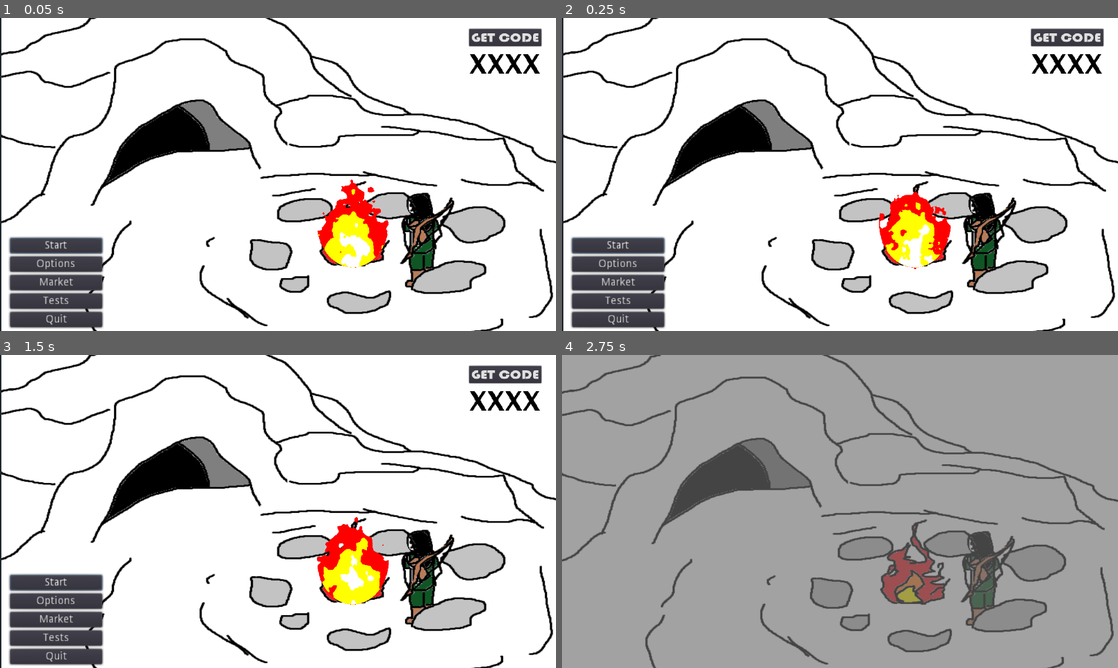
Above: before the commit, frames 1-4 (two rows, left to right).
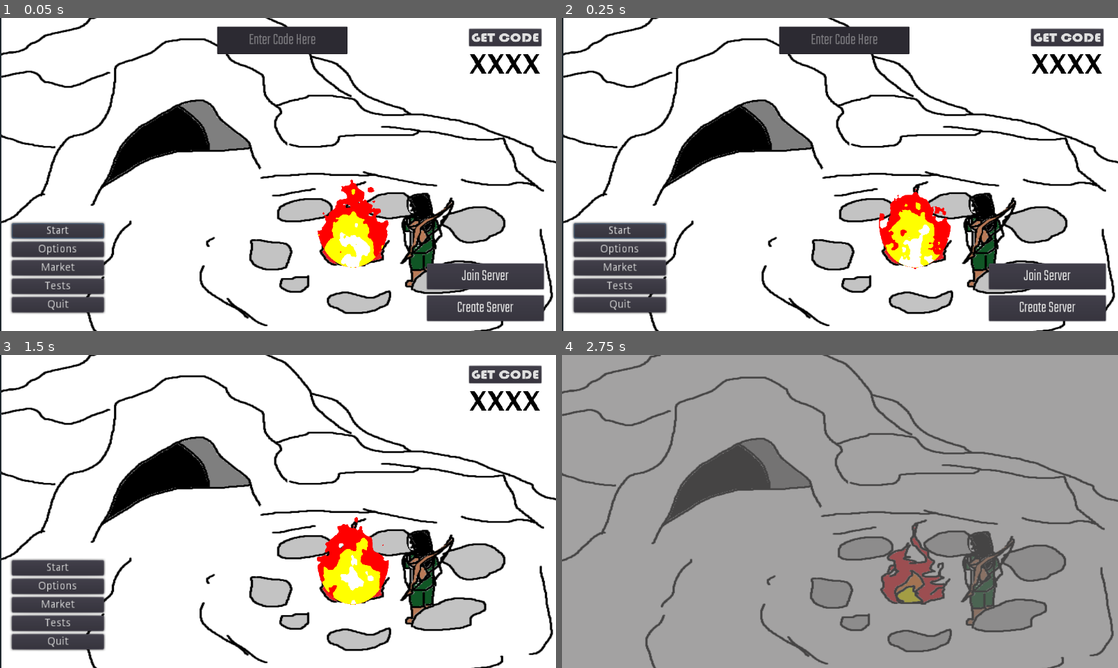
Above: after the commit, the same moments.

Repository: rwyndrum4/MENDAX
Game: Godot game, scene res://Scenes/mainMenu/mainMenu.tscn
Two runs of this game, one before a commit and one after it. Both use one fixed random seed, a clock stepped at 60 frames per second and the inputs below.
Inputs (mouse positions are in pixels of both pictures, inside the frame that each line leads up to):
- Up to frame 1 (0.05 s): no input
- Up to frame 2 (0.25 s): no input
- Up to frame 3 (1.5 s): click (483, 614) at 0.5 s, where only the run after the commit has a clickable "Join Server"; click (483, 646) at 1.25 s, where only the run after the commit has a clickable "Create Server"
- Up to frame 4 (2.75 s): click "Start" at 2 s

The runs differ from the first frame. In frame 1, 9.7% of the frame differs, in the area x 1-98%, y 2-100%; in frame 2, 9.7%; in frame 3, 4.0%; in frame 4, nothing differs.
Error after the commit: Invalid get index '3' (on base: 'Array'). (res://Loader/Network.gd:37)

Commit message:
Multiplayer Test
added multiplayer implementation

Diff:
--- /dev/null
+++ b/game/Loader/Network.gd
@@ -0,0 +1,94 @@
+"""
+* Programmer Name - Jason Truong
+* Description - Network file for multiplayer implementation
+* Date Created - 10/3/2022
+* Date Revisions:
+
+* Citations:
+	Based on tutorial from https://www.youtube.com/watch?v=lpkaMKE081M&list=PL6bQeQE-ybqDmGuN7Nz4ZbTAqyCMyEHQa
+"""
+
+
+extends Node
+
+
+const DEFAULT_PORT = 28960
+const MAX_CLIENTS = 4
+
+var server = null
+var client = null
+
+var ip_address = ""
+
+"""
+/*
+* @pre None
+* @post Sets the ip address based on the OS type
+* @param None
+* @return None
+*/
+"""
+func _ready() -> void:
+	if OS.get_name() == "Windows":
+		ip_address = IP.get_local_addresses()[3]
+	elif OS.get_name() == "Android":
+		ip_address = IP.get_local_addresses()[0]
+	else:
+		ip_address = IP.get_local_addresses()[3]
+
+	for ip in IP.get_local_addresses():
+		if ip.begins_with("192.168.") and not ip.ends_with(".1"):
+			ip_address = ip
+
+	get_tree().connect("connected_to_server", self, "_connected_to_server")
+	get_tree().connect("server_disconnected", self, "_server_disconnected")
+	get_tree().connect("connection_failed", self, "_connection_failed")
+
+
+"""
+/*
+* @pre Takes max clients and default port that has been pre set
+* @post Creates a server with the port and max clients given
+* @param None
+* @return None
+*/
+"""
+func create_server() -> void:
+	server = NetworkedMultiplayerENet.new() #creates new server
+	server.create_server(DEFAULT_PORT, MAX_CLIENTS)
+	get_tree().set_network_peer(server)
+
+"""
+/*
+* @pre Takes ip address and default port set by _ready func
+* @post Creates a client with the port and ip address given
+* @param None
+* @return None
+*/
+"""
+func join_server() -> void:
+	client = NetworkedMultiplayerENet.new() #creates new server
+	client.create_client(ip_address, DEFAULT_PORT)
+	get_tree().set_network_peer(client)
+
+"""
+/*
+* @pre None
+* @post Prints out a string when successfully connected
+* @param None
+* @return None
+*/
+"""
+func _connected_to_server() -> void:
+	print("Successfully connected to the server")
+
+"""
+/*
+* @pre None
+* @post Prints out a string when disconnecting
+* @param None
+* @return None
+*/
+"""
+func _server_disconnected() -> void:
+	print("Disconnected from the server")
--- a/game/Scenes/mainMenu/mainMenu.gd
+++ b/game/Scenes/mainMenu/mainMenu.gd
@@ -16,6 +16,10 @@
 onready var settingsMenu = $SettingsMenu
 onready var fpsLabel = $fpsLabel
 onready var worldEnv = $WorldEnvironment
+
+onready var multiplayer_config_ui = $Multiplayer_Config
+onready var server_code = $Multiplayer_Config/ServerCode
+onready var device_ip_address = $CanvasLayer/IPAddress
 
 
 """
@@ -38,6 +42,13 @@
 	settingsMenu._on_MasterVolSlider_value_changed(Save.game_data.master_vol)
 	settingsMenu._on_MusicVolSlider_value_changed(Save.game_data.music_vol)
 	settingsMenu._on_SfxVolSlider_value_changed(Save.game_data.sfx_vol)
+
+	#connect signals
+	get_tree().connect("network_peer_connected", self, "_player_connected")
+	get_tree().connect("network_peer_disconnected", self, "_player_disconnected")
+	get_tree().connect("connected_to_server", self, "_connected_to_server")
+
+	device_ip_address.text = Network.ip_address
 
 
 """
@@ -174,3 +185,22 @@
 		settingsMenu.get_node("SettingsTabs/Audio/MarginContainer/audioSettings/MasterVol/MasterVolSlider").grab_focus()
 	elif current_tab == 2:
 		settingsMenu.get_node("SettingsTabs/Gameplay/GameplaySettings/audioSettings/MouseSense/MouseSensSlider").grab_focus()
+
+func _player_connected(id) -> void:
+	print("Player " + str(id) + " has connected")
+
+
+func _player_disconnected(id) -> void:
+	print("Player " + str(id) + " has disconnected")
+
+
+func _on_JoinServer_pressed():
+	if server_code.text != "":
+		multiplayer_config_ui.hide()
+		Network.ip_address = server_code.text
+		Network.join_server()
+
+
+func _on_CreateServer_pressed():
+	multiplayer_config_ui.hide()
+	Network.create_server()
--- a/game/Scenes/mainMenu/mainMenu.tscn
+++ b/game/Scenes/mainMenu/mainMenu.tscn
@@ -9,6 +9,13 @@
 [ext_resource path="res://Scenes/fpsDisplay/fpsLabel.tscn" type="PackedScene" id=7]
 [ext_resource path="res://Assets/ARIALBD.TTF" type="DynamicFontData" id=8]
 [ext_resource path="res://Scenes/worldEnvironment/worldEnv.tscn" type="PackedScene" id=9]
+[ext_resource path="res://Assets/Teko-Light.ttf" type="DynamicFontData" id=10]
+
+[sub_resource type="DynamicFont" id=10]
+size = 24
+outline_size = 2
+outline_color = Color( 0, 0, 0, 1 )
+font_data = ExtResource( 10 )
 
 [sub_resource type="DynamicFont" id=1]
 size = 38
@@ -64,12 +71,36 @@
 [sub_resource type="DynamicFont" id=7]
 font_data = ExtResource( 8 )
 
+[sub_resource type="DynamicFont" id=8]
+size = 36
+font_data = ExtResource( 10 )
+
+[sub_resource type="DynamicFont" id=9]
+size = 36
+font_data = ExtResource( 10 )
+
 [node name="MainMenu" type="Control"]
 anchor_right = 1.0
 anchor_bottom = 1.0
 margin_right = 50.0
 margin_bottom = 50.0
 script = ExtResource( 1 )
+
+[node name="CanvasLayer" type="CanvasLayer" parent="."]
+
+[node name="IPAddress" type="Label" parent="CanvasLayer"]
+anchor_left = 0.5
+anchor_top = 1.0
+anchor_right = 0.5
+anchor_bottom = 1.0
+margin_left = -193.0
+margin_top = -74.0
+margin_right = 207.0
+margin_bottom = -38.0
+custom_fonts/font = SubResource( 10 )
+text = "placeholder"
+align = 1
+valign = 2
 
 [node name="WorldEnvironment" parent="." instance=ExtResource( 9 )]
 
@@ -87,10 +118,10 @@
 [node name="VBoxContainer" type="VBoxContainer" parent="."]
 anchor_top = 1.0
 anchor_bottom = 1.0
-margin_left = 23.0
-margin_top = -264.0
-margin_right = 143.0
-margin_bottom = -142.0
+margin_left = 27.0
+margin_top = -298.0
+margin_right = 147.0
+margin_bottom = -158.0
 rect_scale = Vector2( 1.77124, 1.77124 )
 
 [node name="Start" type="Button" parent="VBoxContainer"]
@@ -170,9 +201,44 @@
 margin_bottom = 24.0
 custom_fonts/font = SubResource( 7 )
 
+[node name="Multiplayer_Config" type="Control" parent="."]
+margin_right = 40.0
+margin_bottom = 40.0
+
+[node name="JoinServer" type="Button" parent="Multiplayer_Config"]
+margin_left = 983.0
+margin_top = 565.0
+margin_right = 1252.0
+margin_bottom = 624.0
+custom_fonts/font = SubResource( 8 )
+text = "Join Server"
+
+[node name="CreateServer" type="Button" parent="Multiplayer_Config"]
+margin_left = 983.0
+margin_top = 638.0
+margin_right = 1252.0
+margin_bottom = 697.0
+custom_fonts/font = SubResource( 8 )
+text = "Create Server"
+
+[node name="ServerCode" type="LineEdit" parent="Multiplayer_Config"]
+anchor_left = 0.5
+anchor_right = 0.5
+margin_left = 480.0
+margin_top = 20.0
+margin_right = 780.0
+margin_bottom = 83.0
+custom_colors/selection_color = Color( 0.223529, 0.121569, 0.121569, 1 )
+custom_fonts/font = SubResource( 9 )
+align = 1
+placeholder_text = "Enter Code Here"
+placeholder_alpha = 0.438
+
 [connection signal="pressed" from="VBoxContainer/Start" to="." method="_on_Start_pressed"]
 [connection signal="pressed" from="VBoxContainer/Options" to="." method="_on_Options_pressed"]
 [connection signal="pressed" from="VBoxContainer/Market" to="." method="_on_Market_pressed"]
 [connection signal="pressed" from="VBoxContainer/Tests" to="." method="_on_Tests_pressed"]
 [connection signal="pressed" from="VBoxContainer/Quit" to="." method="_on_Quit_pressed"]
 [connection signal="button_up" from="joinCodeContainer/getCode" to="." method="_on_GetCode_button_up"]
+[connection signal="pressed" from="Multiplayer_Config/JoinServer" to="." method="_on_JoinServer_pressed"]
+[connection signal="pressed" from="Multiplayer_Config/CreateServer" to="." method="_on_CreateServer_pressed"]
--- a/game/project.godot
+++ b/game/project.godot
@@ -22,6 +22,7 @@
 
 [autoload]
 
+Network="*res://Loader/Network.gd"
 SceneTrans="*res://Scenes/sceneTrans/SceneTrans.tscn"
 GlobalSettings="*res://Loader/globalSettings.gd"
 Save="*res://Loader/save.gd"
@@ -31,7 +32,10 @@
 
 window/size/width=1280
 window/size/height=720
+window/size/test_width=1280
+window/size/test_height=720
 window/stretch/mode="viewport"
+window/stretch/aspect="keep"
 
 [global]
 
Not shown: 1 places in game/Scenes/mainMenu/mainMenu.tscn that only renumber resources
